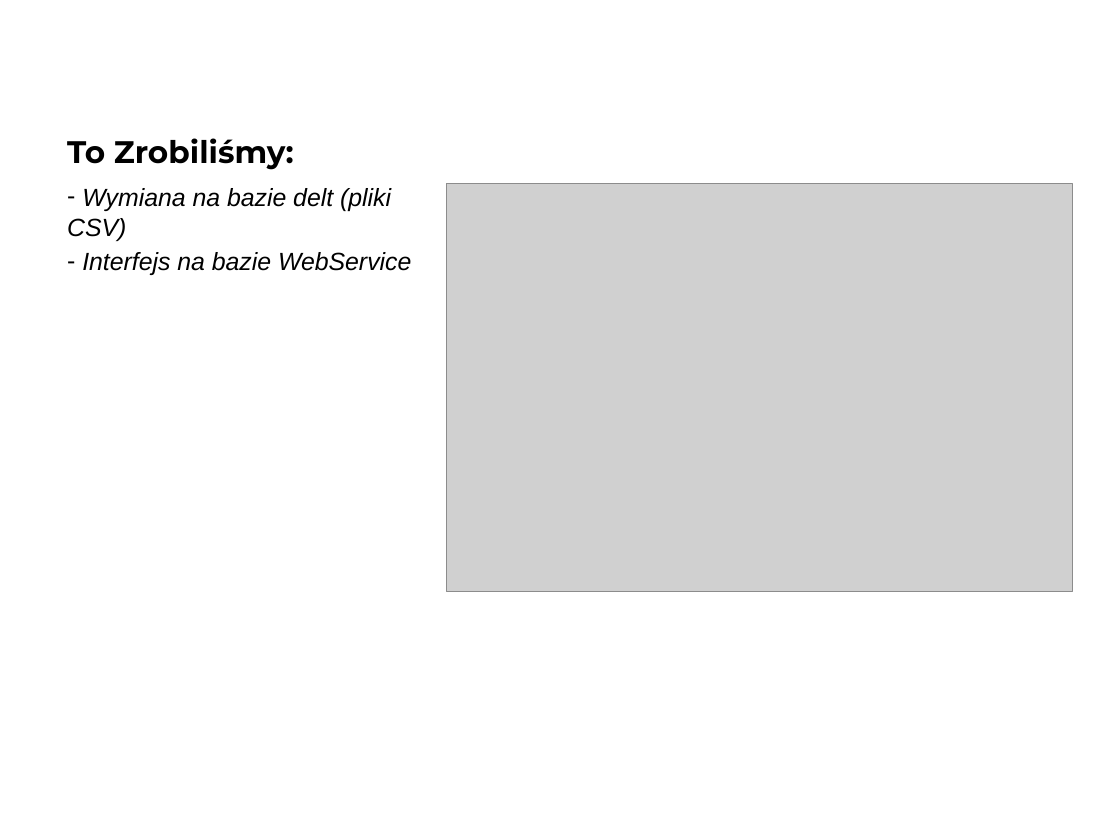
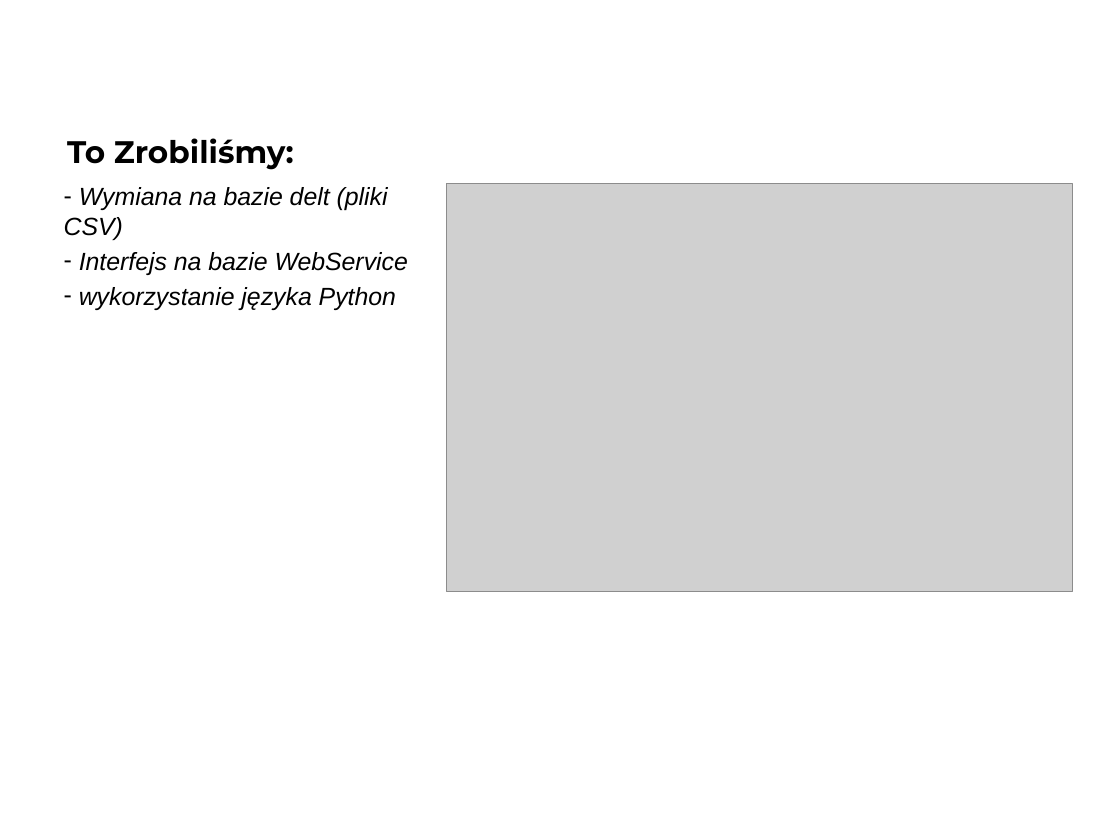
Before and after one commit to imbaczek/numbex, a slide deck: slide 3 of docs/final.pptx. Drawn at 1120x840 pixels with LibreOffice and Linux fonts; fonts in the diff are those of the drawing; grey boxes stand for pictures; background and template pictures are left out. Boxes give left, top, right and bottom in pixels: in the first picture for what was removed or moved away, otherwise in the second. Text is boxed around its words. In the diff, an @@ line names an element or a change of style, - is before the commit and + after.

```diff
--- a/docs/final.pptx
+++ b/docs/final.pptx
@@ text at [79, 287, 396, 310]: paragraph added @@
+– wykorzystanie języka Python
```
Also in this commit, not shown: 1 other slide changed, 1 other file.
